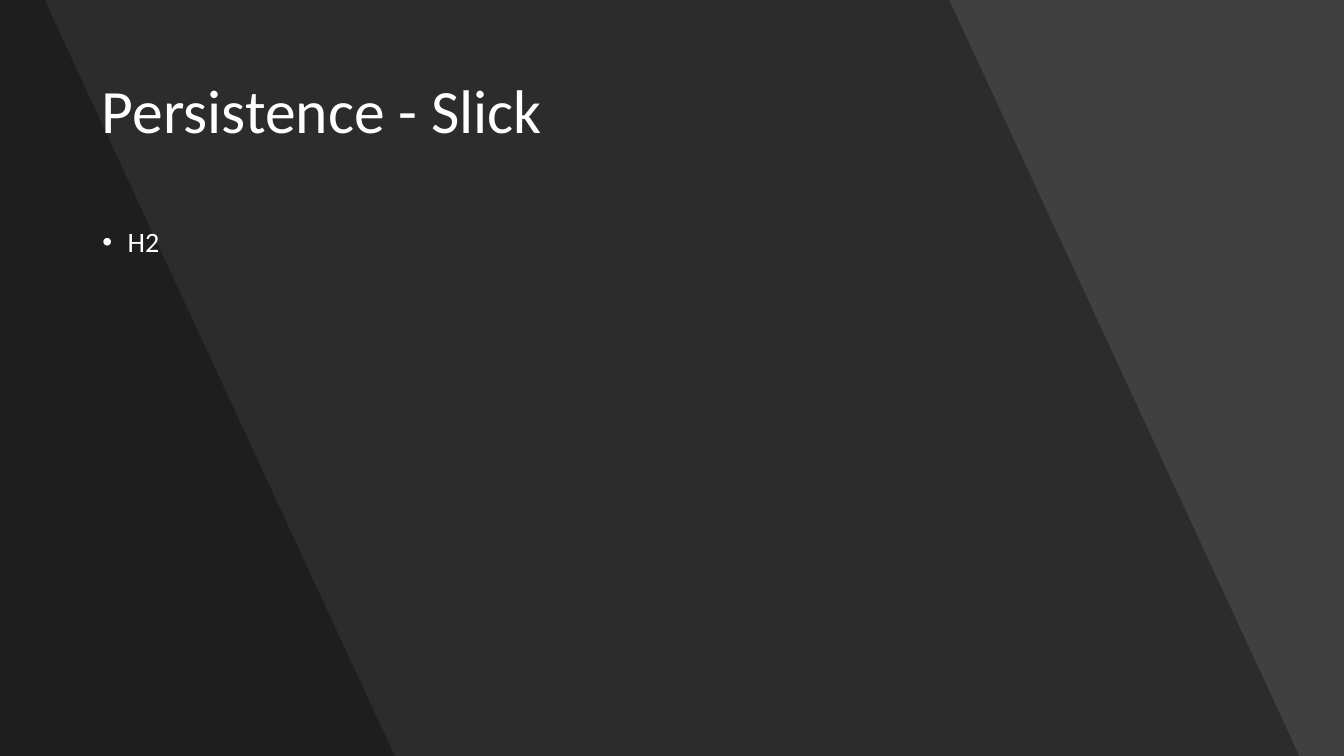
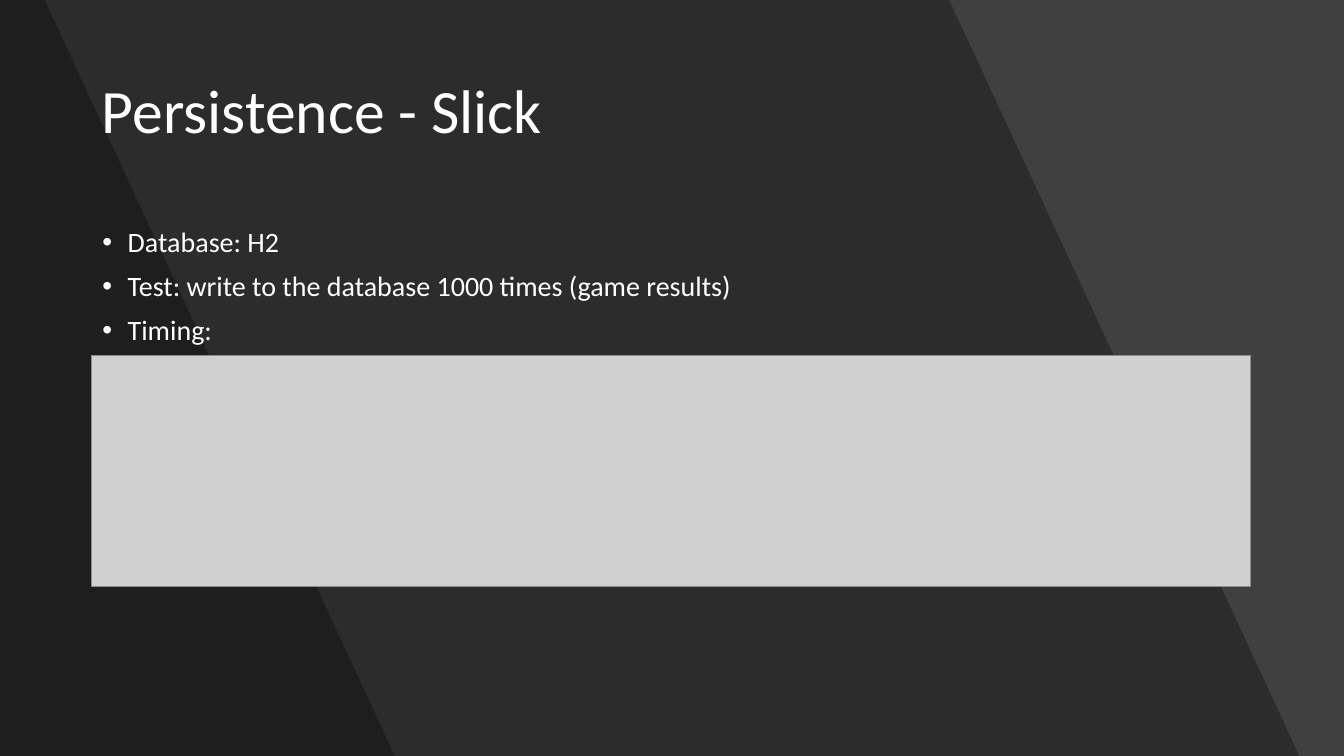
Before and after one commit to webbureaucrat/learn-duel, a slide deck: slide 9 of swar_learn_duel.pptx. Drawn at 1344x756 pixels with LibreOffice and Linux fonts; fonts in the diff are those of the drawing; grey boxes stand for pictures. Boxes give left, top, right and bottom in pixels: in the first picture for what was removed or moved away, otherwise in the second. Text is boxed around its words. In the diff, an @@ line names an element or a change of style, - is before the commit and + after.

Commit message:
Add pictures of visualvm

```diff
--- a/swar_learn_duel.pptx
+++ b/swar_learn_duel.pptx
@@ text at bbox=[128, 232, 730, 345]: text changed @@
-• H2
+• Database: H2
+• Test: write to the database 1000 times (game results)
+• Timing:
@@ picture added at bbox=[92, 356, 1251, 587] @@
```
Also in this commit, not shown: 1 other slide changed.
